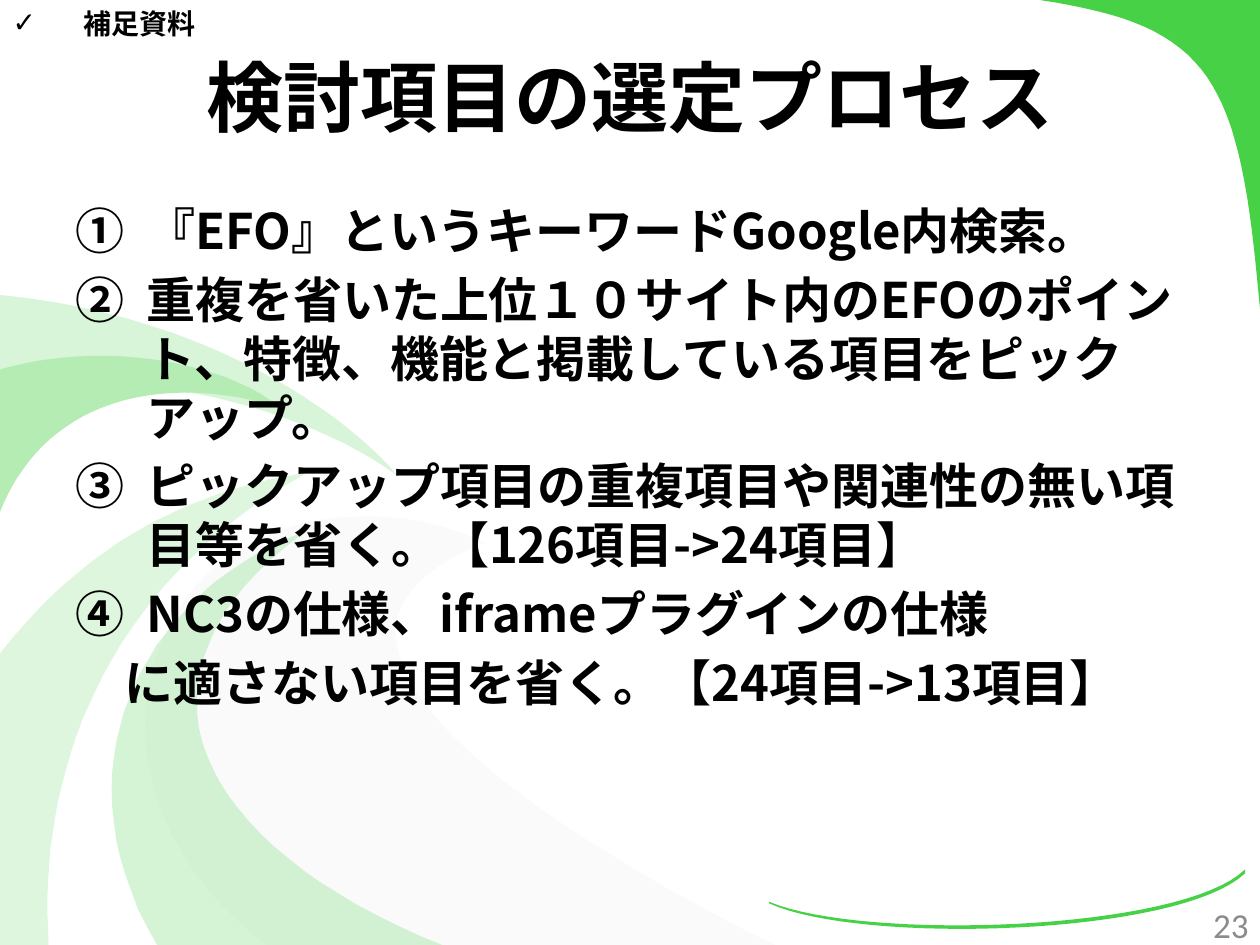
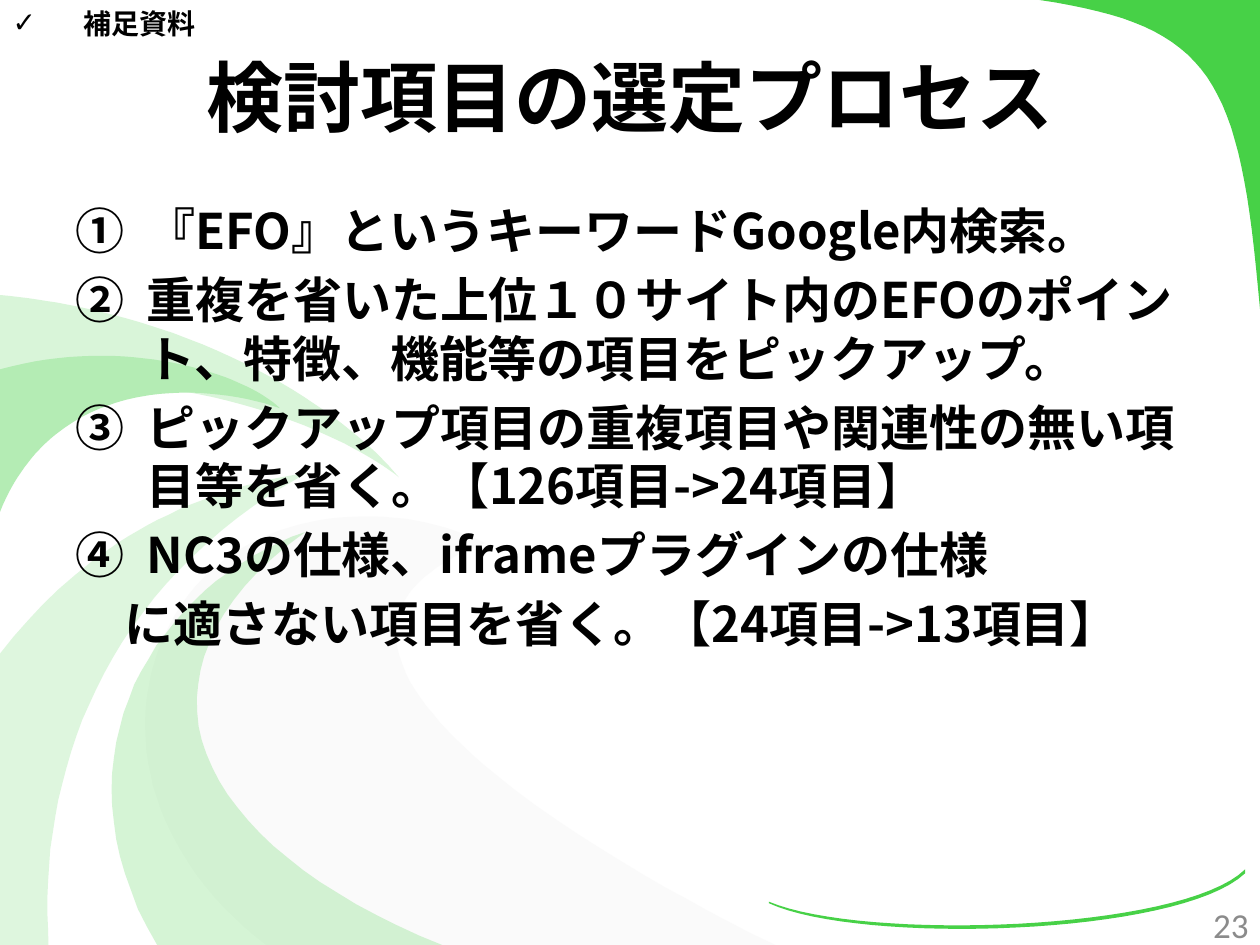
Before and after one commit to kotaro0717/Report-Management, a slide deck: slide 23 of 1.中間報告/3.発表資料/report_hokada.pptx. Drawn at 1260x945 pixels with LibreOffice and Linux fonts; fonts in the diff are those of the drawing. Boxes give left, top, right and bottom in pixels: in the first picture for what was removed or moved away, otherwise in the second. Text is boxed around its words. In the diff, an @@ line names an element or a change of style, - is before the commit and + after.

```diff
--- a/1.中間報告/3.発表資料/report_hokada.pptx
+++ b/1.中間報告/3.発表資料/report_hokada.pptx
@@ text at [146, 275, 1172, 390]: text changed @@
-2. 重複を省いた上位１０サイト内のEFOのポイント、特徴、機能と掲載している項目をピックアップ。
+2. 重複を省いた上位１０サイト内のEFOのポイント、特徴、機能等の項目をピックアップ。
```
Also in this commit, not shown: 4 other slides changed, 1 slide added.
